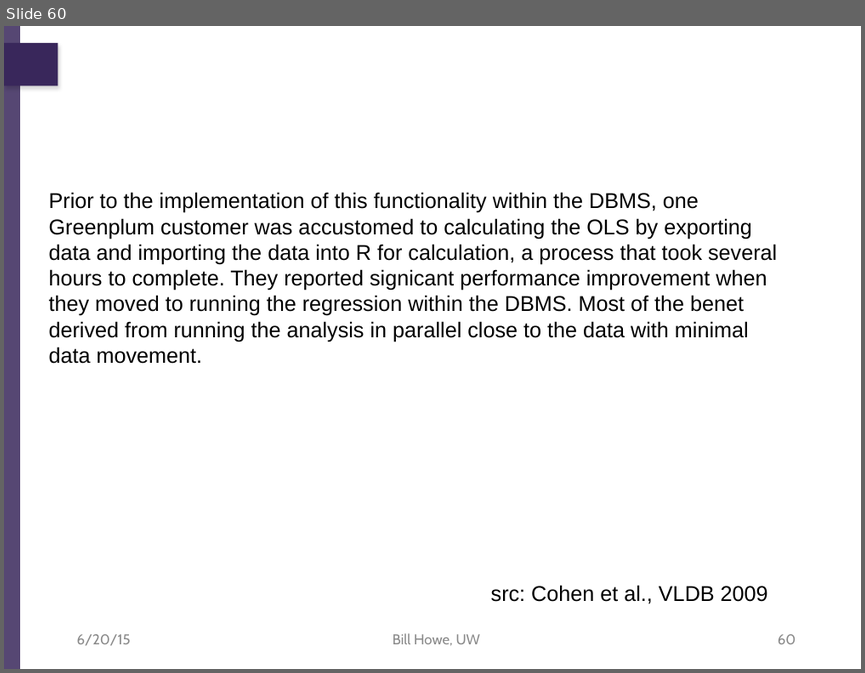
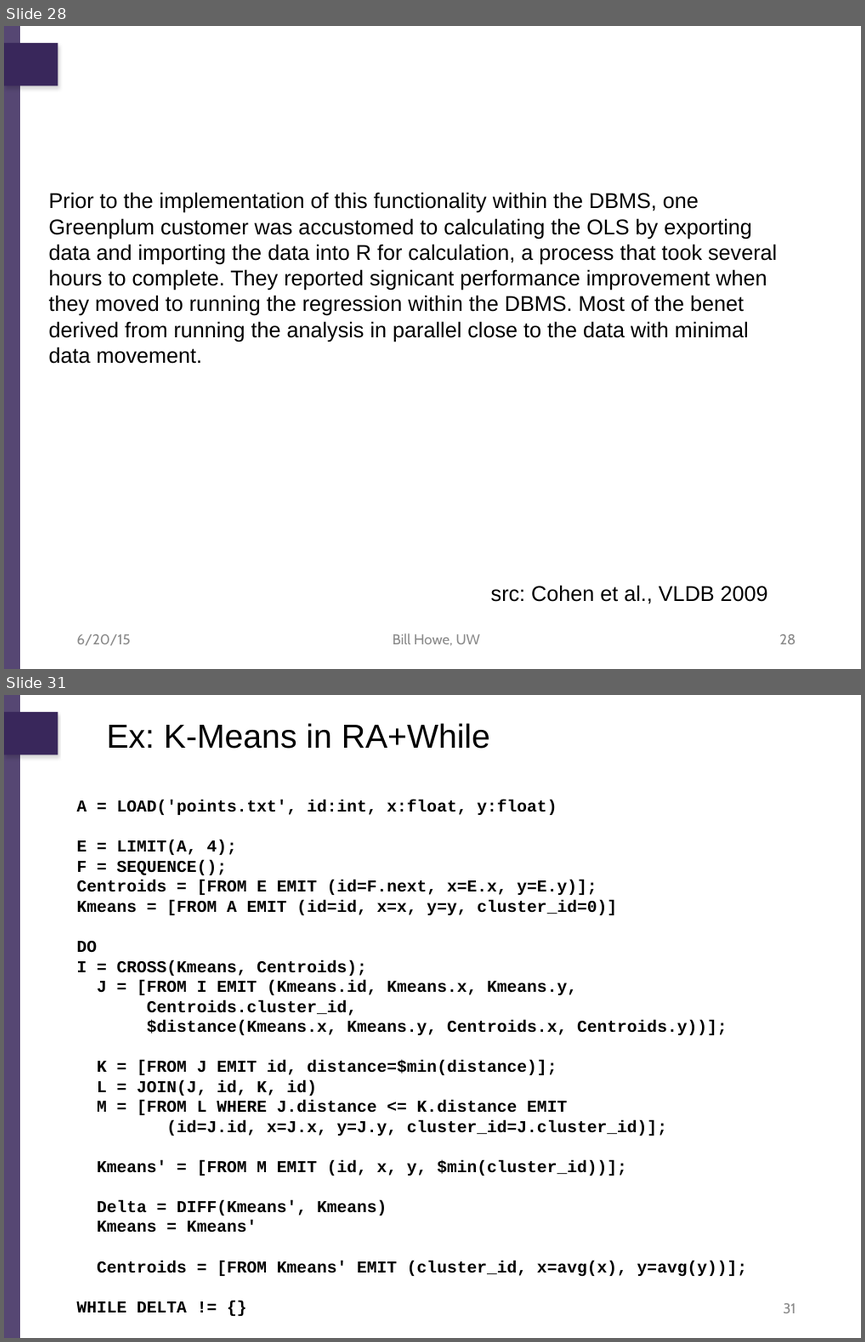
Before and after one commit to billhowe/datasci_course_materials, a slide deck: day1_data_management/part1_relational/03_relational_data_science.pptx. Shown one above the other, each under a label of ours: slide 60 before the commit, slides 28 and 31 after it; the slides between them are not shown. The pictures are 865x673 and 865x1342 pixels, drawn with LibreOffice and Linux fonts; fonts in the diff are those of the drawing; background and template pictures are left out. Boxes give left, top, right and bottom in pixels: in the first picture for what was removed or moved away, otherwise in the second. Text is boxed around its words. In the diff, an @@ line names an element or a change of style, - is before the commit and + after.

```diff
--- a/day1_data_management/part1_relational/03_relational_data_science.pptx
+++ b/day1_data_management/part1_relational/03_relational_data_science.pptx
@@ slide 31 added at bbox=[4, 695, 861, 1338], background #FFFFFF; not listed: 2 template elements that a slide beside it also shows @@
@@ text added at bbox=[107, 723, 490, 749], 28 pt, text #000000 @@
+Ex: K-Means in RA+While
@@ text added at bbox=[77, 800, 748, 1312], 14 pt, text #000000, bold @@
+A = LOAD('points.txt', id:int, x:float, y:float)
+E = LIMIT(A, 4);
+F = SEQUENCE();
+Centroids = [FROM E EMIT (id=F.next, x=E.x, y=E.y)];
+Kmeans = [FROM A EMIT (id=id, x=x, y=y, cluster_id=0)]
+DO
+I = CROSS(Kmeans, Centroids);
+J = [FROM I EMIT (Kmeans.id, Kmeans.x, Kmeans.y,
+Centroids.cluster_id,
+$distance(Kmeans.x, Kmeans.y, Centroids.x, Centroids.y))];
+K = [FROM J EMIT id, distance=$min(distance)];
+L = JOIN(J, id, K, id)
+M = [FROM L WHERE J.distance <= K.distance EMIT
+(id=J.id, x=J.x, y=J.y, cluster_id=J.cluster_id)];
+Kmeans' = [FROM M EMIT (id, x, y, $min(cluster_id))];
+Delta = DIFF(Kmeans', Kmeans)
+Kmeans = Kmeans'
+Centroids = [FROM Kmeans' EMIT (cluster_id, x=avg(x), y=avg(y))];
+WHILE DELTA != {}
@@ page number added at bbox=[783, 1303, 795, 1313], 12 pt, text #898989 @@
+31
@@ what was slide 60 is now slide 28 @@
@@ page number at bbox=[779, 634, 795, 644]: text changed @@
-60
+28
```
Also in this commit, not shown: 2 slides changed, 5 other slides added, 31 slides removed, 3 other files.
